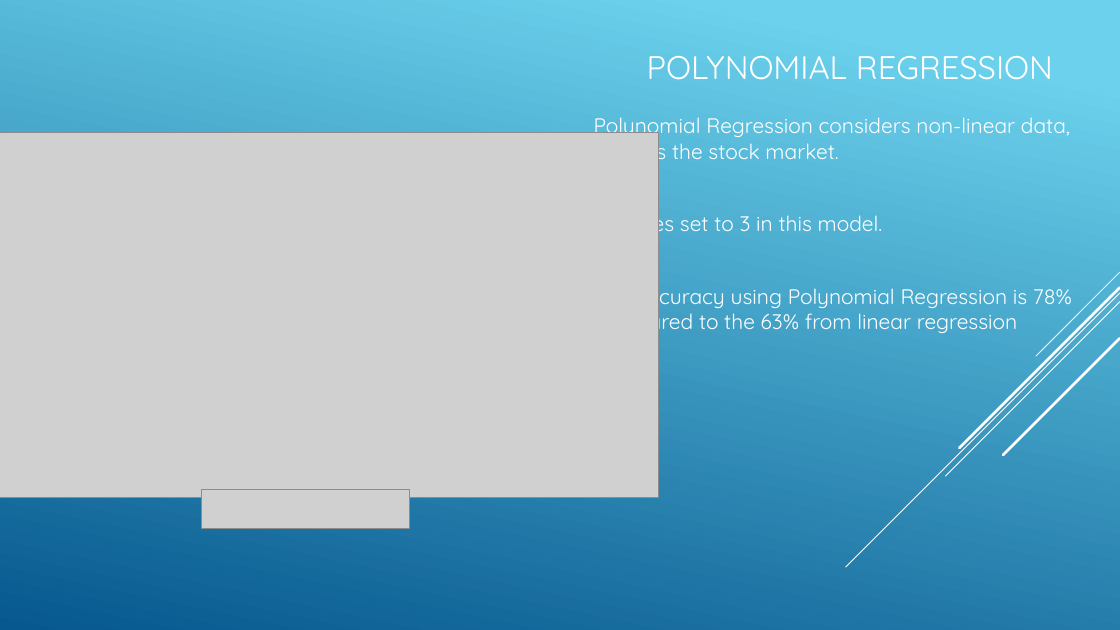
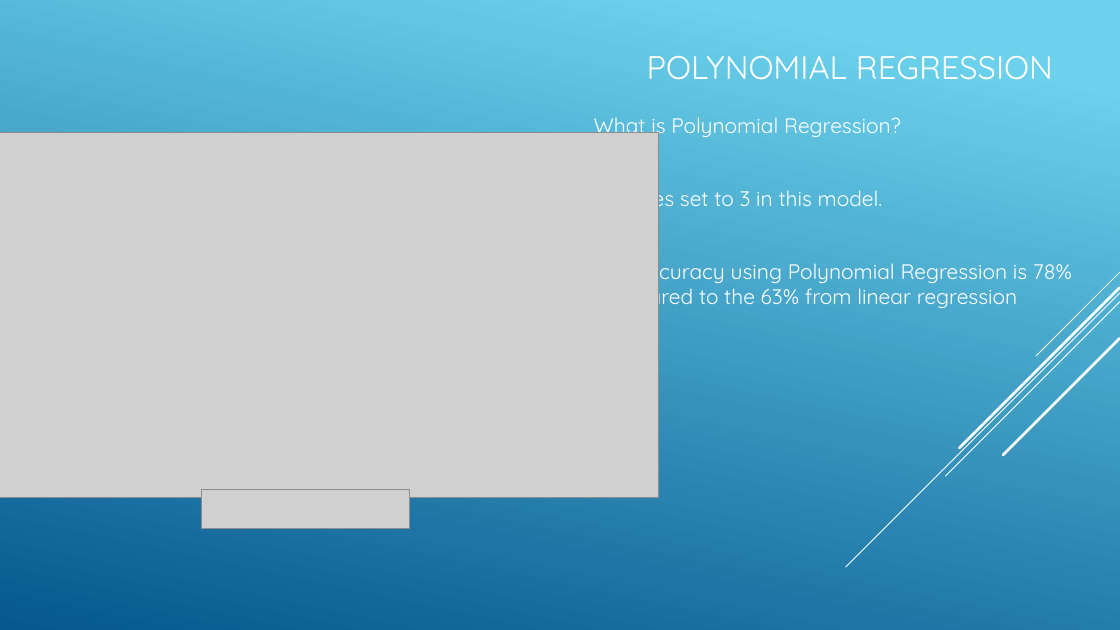
Before and after one commit to Bandelero/Covids-Effect-on-the-Stock-Market, a slide deck: slide 7 of Project1.pptx (slide 6 before the commit). Drawn at 1120x630 pixels with LibreOffice and Linux fonts; fonts in the diff are those of the drawing; grey boxes stand for pictures. Boxes give left, top, right and bottom in pixels: in the first picture for what was removed or moved away, otherwise in the second. Text is boxed around its words. In the diff, an @@ line names an element or a change of style, - is before the commit and + after.

```diff
--- a/Project1.pptx
+++ b/Project1.pptx
@@ text at (x1=594, y1=117, x2=901, y2=139): text changed @@
-Polynomial Regression considers non-linear data, such as the stock market.
+What is Polynomial Regression?
```
Also in this commit, not shown: 2 other slides changed, 3 slides added, 1 slide removed.
